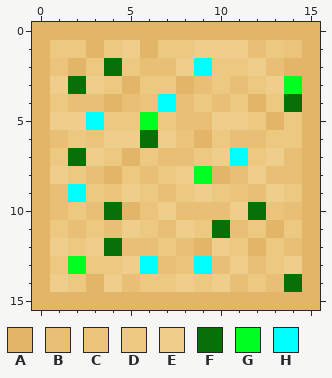
Pixel-art sprite, stored at assets/water.png. Above: the version before the commit.
The file is 16x16 pixels. Colours within 5 levels of each other are drawn and written as one.
Palette (. is transparent): A #e2b569  B #e8bf74  C #ebc37a  D #edc881  E #efce8c  F #077007  G #00ff21  H #00ffff
Once edited:
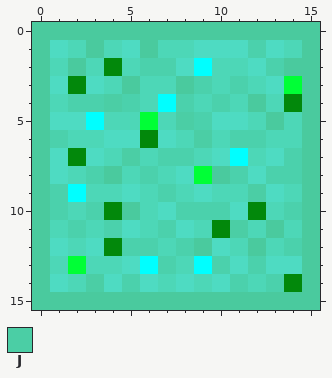
Colours new in this view: J #4bcea5
Change:
colour A: #e2b569 -> #4aca9e
colour B: #e8bf74 -> #4bd1ac
colour D: #edc881 -> #4dd7b7
colour E: #efce8c -> #4edbc2
colour F: #077007 -> #02880b
colour G: #00ff21 -> #00ff36
y 1: x 1 D -> E; x 13..14 DC -> ED
y 2: x 1 C -> D
y 4: x 4 A -> J; x 6 C -> D
y 5: x 8 B -> J
y 6: x 3 C -> D; x 8..9 CA -> DJ
y 7: x 1 D -> E; x 5 A -> J
y 9: x 4 C -> D; x 11..12 CB -> DJ
y 10: x 6 C -> D; x 13 C -> D
y 11: x 11 B -> J
y 13: x 8 C -> D; x 13 D -> E
y 14: x 3 A -> J; x 6 D -> E
Boxes around the changes in both pictures, in picture pixels (x1, y1, x2, y2):
changed: (32, 22, 320, 310)
